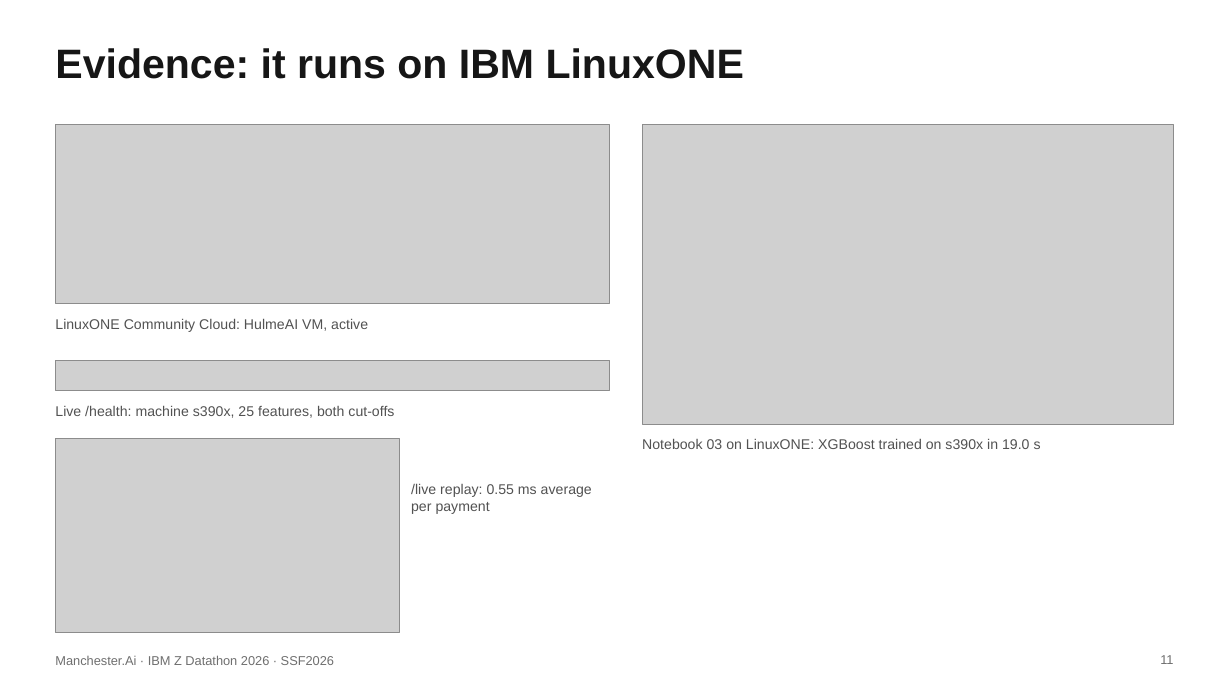
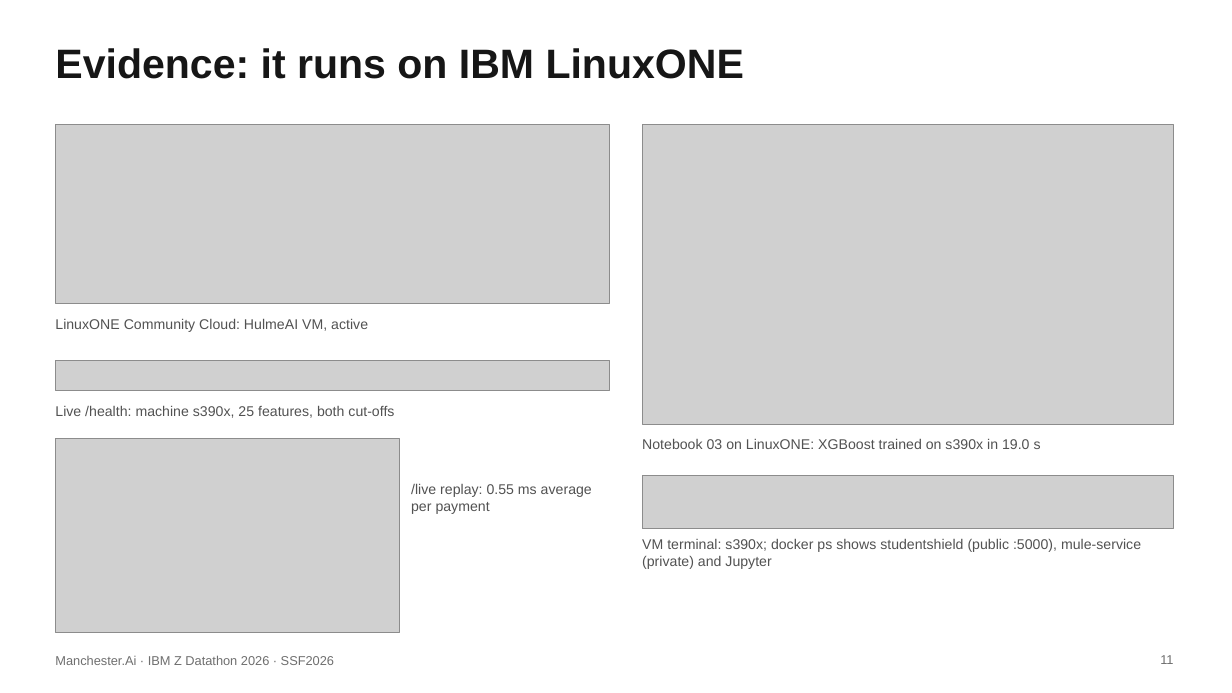
Before and after one commit to ksshubhan/manchester-imbz-datathon-2026, a slide deck: slide 11 of docs/Manchester.Ai_IBM_Z_Datathon_2026_Project.pptx. Drawn at 1232x693 pixels with LibreOffice and Linux fonts; fonts in the diff are those of the drawing; grey boxes stand for pictures. Boxes give left, top, right and bottom in pixels: in the first picture for what was removed or moved away, otherwise in the second. Text is boxed around its words. In the diff, an @@ line names an element or a change of style, - is before the commit and + after.

```diff
--- a/docs/Manchester.Ai_IBM_Z_Datathon_2026_Project.pptx
+++ b/docs/Manchester.Ai_IBM_Z_Datathon_2026_Project.pptx
@@ picture added at [642,476,1174,529] @@
@@ text added at [642,539,1141,569], 11 pt, text #525252 @@
+VM terminal: s390x; docker ps shows studentshield (public :5000), mule-service (private) and Jupyter
```
Also in this commit, not shown: 5 other files.
